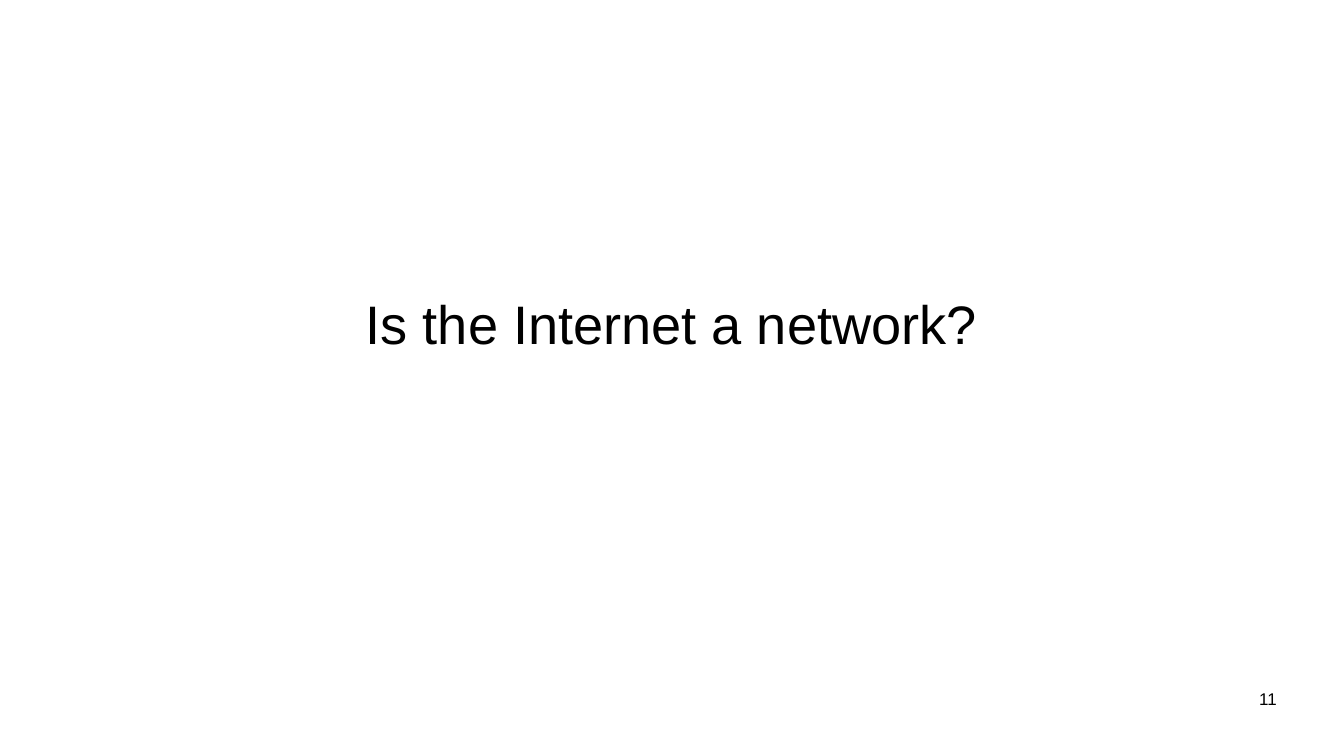
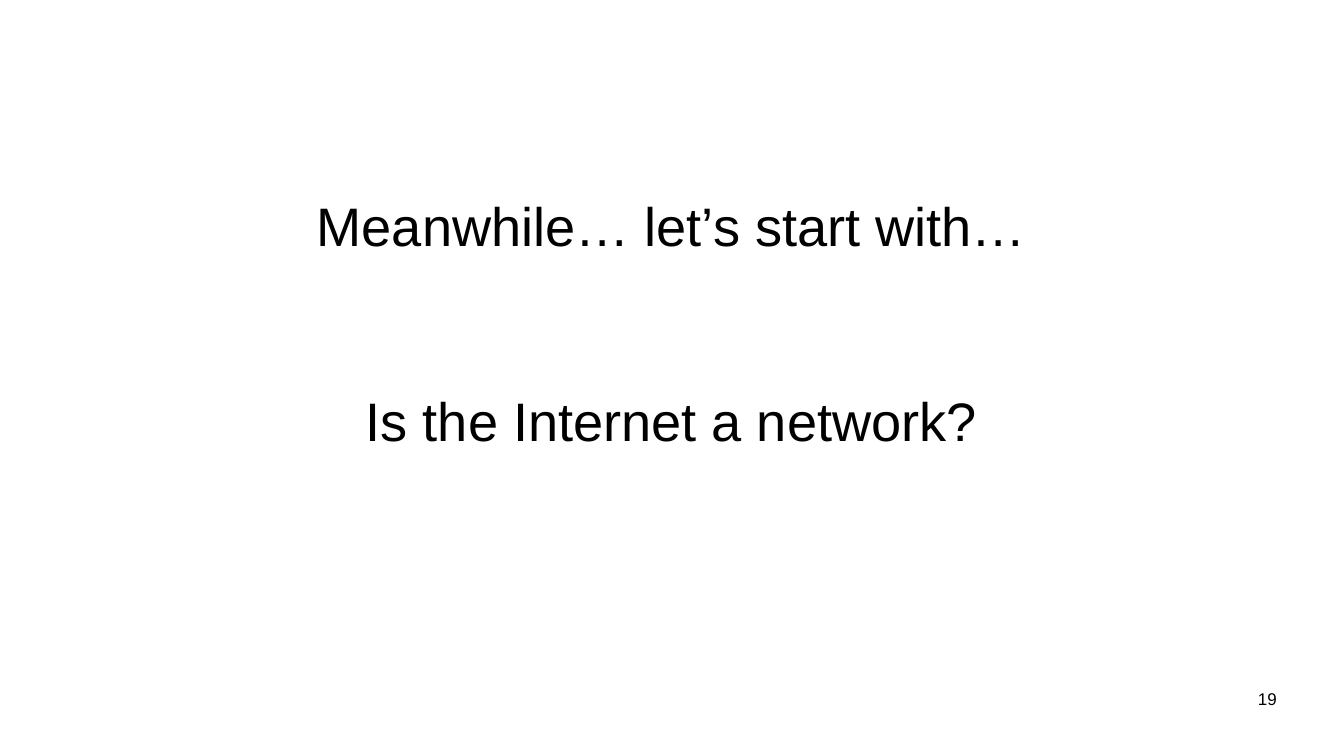
Before and after one commit to sftcd/witidtm, a slide deck: slide 19 of lectures/100-intro.odp (slide 11 before the commit). Drawn at 1344x756 pixels with LibreOffice and Linux fonts; fonts in the diff are those of the drawing. Boxes give left, top, right and bottom in pixels: in the first picture for what was removed or moved away, otherwise in the second. Text is boxed around its words. In the diff, an @@ line names an element or a change of style, - is before the commit and + after.

```diff
--- a/lectures/100-intro.odp
+++ b/lectures/100-intro.odp
@@ subtitle at [317,206,1025,247]: paragraph added @@
+Meanwhile… let’s start with…
@@ page number at [1258,693,1277,705]: text changed @@
-11
+19
```
Also in this commit, not shown: 8 other slides changed, 8 slides added, 1 other file.
